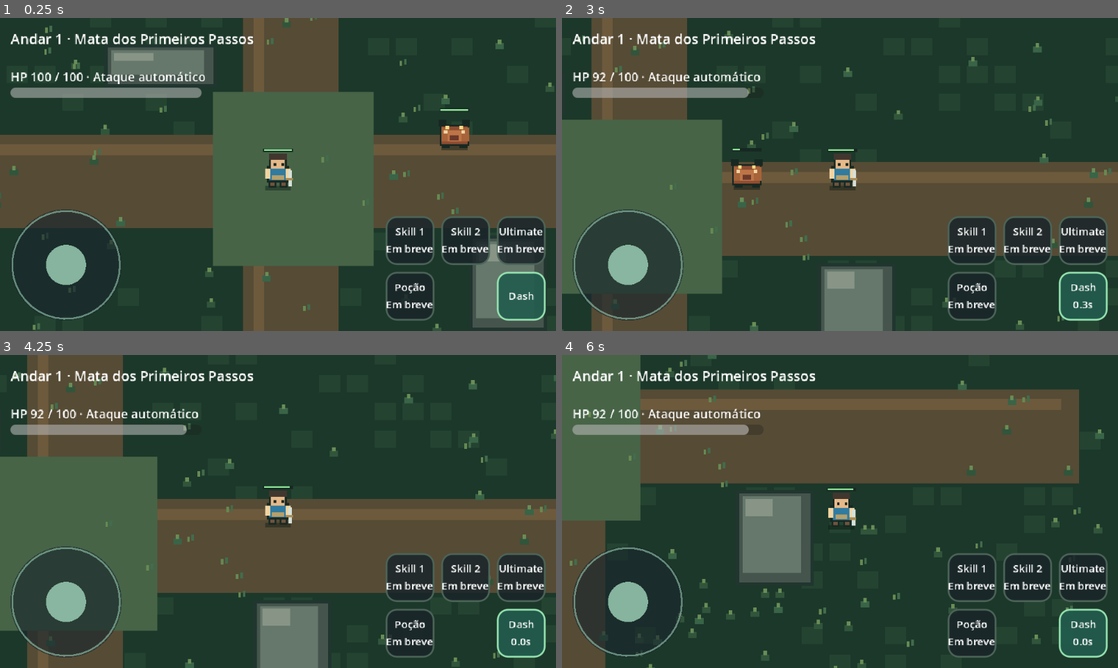
Above: before the commit, frames 1-4 (two rows, left to right).
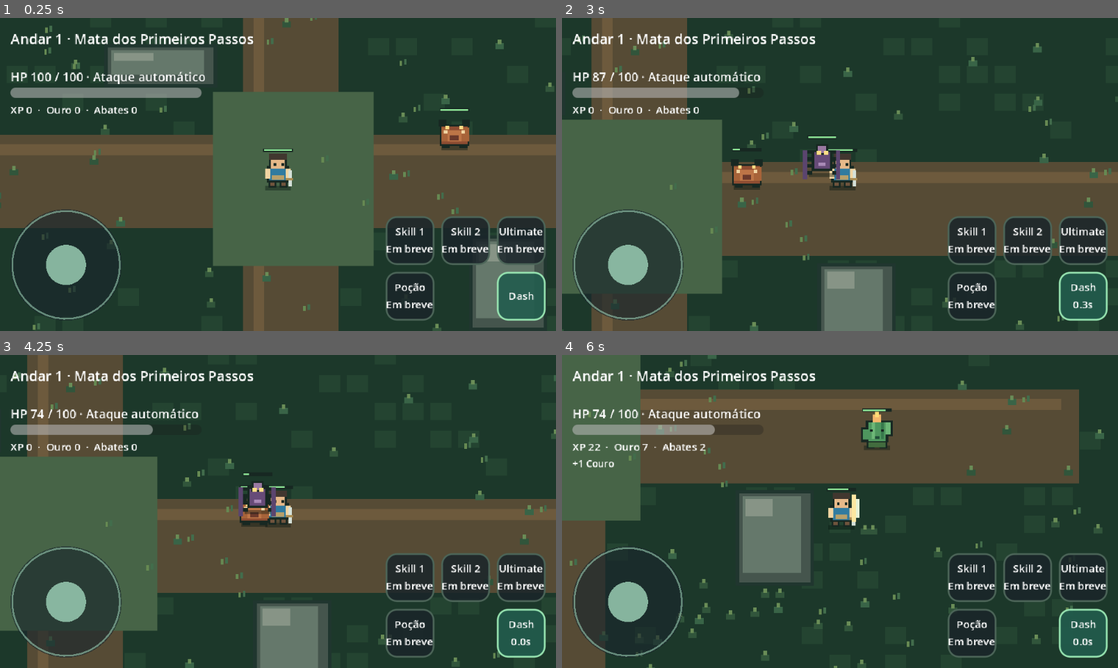
Above: after the commit, the same moments.

Repository: thiagohugo12-dotcom/arveon
Game: Godot game, scene res://scenes/main.tscn
Same seed, same stepped clock (60 frames per second), same inputs: the game is played once before the commit and once after it.
Inputs (mouse positions are in pixels of both pictures, inside the frame that each line leads up to):
- Up to frame 1 (0.25 s): no input
- Up to frame 2 (3 s): drag from (628, 265) to (895, 105) at 0.52 s; drag from (973, 240) to (812, 237) at 1.27 s; move the mouse to (1029, 240) at 2.02 s; hold D (move_right) 2.03-2.75 s; tap Shift (dash) at 2.1 s; click (1029, 240) at 2.17 s; drag from (1084, 240) to (673, 127) at 2.77 s
- Up to frame 3 (4.25 s): drag from (411, 633) to (305, 511) at 3.52 s
- Up to frame 4 (6 s): drag from (1084, 633) to (756, 433) at 4.27 s; move the mouse to (867, 511) at 5.02 s; hold S (move_down) 5.03-5.75 s; tap Shift (dash) at 5.1 s; click (867, 511) at 5.17 s; drag from (756, 433) to (728, 527) at 5.77 s

The runs differ from the first frame. In frame 1, 0.2% of the frame differs, in the area x 1-25%, y 28-31%; in frame 2, 0.9%; in frame 3, 1.2%; in frame 4, 1.3%, in the area x 1-60%, y 17-54%.

Commit message:
feat: add limited enemy waves and provisional loot HUD

Diff:
--- a/scripts/main.gd
+++ b/scripts/main.gd
@@ -1,24 +1,82 @@
 extends Node2D
+
+const ENEMY_SCENE: PackedScene = preload("res://scenes/actors/enemy.tscn")
+const MAX_ENEMIES := 5
+const SPAWN_INTERVAL := 2.8
+const ENEMY_POSITIONS := [
+	Vector2(760, 400), Vector2(930, 440), Vector2(610, 650),
+	Vector2(250, 460), Vector2(630, 185), Vector2(955, 665)
+]
 
 @onready var player: PlayerActor = $Player
 @onready var enemy: EnemyActor = $Enemy
 @onready var input_driver: InputDriver = $InputDriver
 @onready var hud: GameHUD = $Interface/HUD
 
+var spawn_remaining: float = SPAWN_INTERVAL
+var spawn_count: int = 0
+var defeated_count: int = 0
+var earned_xp: int = 0
+var earned_gold: int = 0
+var collected_materials: Dictionary = {}
+var loot_rng := RandomNumberGenerator.new()
+
 func _ready() -> void:
+	loot_rng.randomize()
 	player.input_driver = input_driver
 	enemy.target = player
+	enemy.defeated.connect(_on_enemy_defeated)
 	hud.movement_changed.connect(input_driver.set_touch_direction)
 	hud.dash_pressed.connect(input_driver.request_dash)
 	hud.restart_pressed.connect(func(): get_tree().reload_current_scene())
 	player.health.changed.connect(hud.set_health)
 	player.health.died.connect(hud.show_death)
 	hud.set_health(player.health.current, player.health.maximum)
+	hud.set_progress(earned_xp, earned_gold, defeated_count, "")
 	get_window().size_changed.connect(_adapt_orientation)
 	_adapt_orientation()
 
-func _process(_delta: float) -> void:
+func _process(delta: float) -> void:
 	hud.set_dash_cooldown(player.dash.cooldown_left)
+	if not player.health.is_alive():
+		return
+	spawn_remaining -= delta
+	if spawn_remaining <= 0.0:
+		spawn_remaining = SPAWN_INTERVAL
+		if get_tree().get_nodes_in_group("damageable_enemies").size() < MAX_ENEMIES:
+			_spawn_enemy()
+
+func _spawn_enemy() -> void:
+	var actor := ENEMY_SCENE.instantiate() as EnemyActor
+	actor.kind = (spawn_count + 1) % 3
+	# Duplicating the resource ensures variants never mutate the original enemy template.
+	actor.stats = actor.stats.duplicate() as ActorData
+	match actor.kind:
+		1:
+			actor.stats.max_hp = 30
+			actor.stats.move_speed = 92.0
+			actor.stats.contact_damage = 5
+		2:
+			actor.stats.max_hp = 64
+			actor.stats.move_speed = 48.0
+			actor.stats.contact_damage = 10
+	actor.position = ENEMY_POSITIONS[spawn_count % ENEMY_POSITIONS.size()]
+	actor.target = player
+	actor.defeated.connect(_on_enemy_defeated)
+	add_child(actor)
+	spawn_count += 1
+
+func _on_enemy_defeated(kind: int) -> void:
+	defeated_count += 1
+	earned_xp += [12, 10, 16][kind]
+	earned_gold += loot_rng.randi_range(2, 5)
+	var material: String = ["Couro", "Seda", "Essência"][kind]
+	collected_materials[material] = int(collected_materials.get(material, 0)) + 1
+	var drop_text := "+1 " + material
+	if loot_rng.randf() < 0.01:
+		collected_materials["Broto Ancestral"] = int(collected_materials.get("Broto Ancestral", 0)) + 1
+		drop_text += " · Broto Ancestral raro!"
+	hud.set_progress(earned_xp, earned_gold, defeated_count, drop_text)
 
 func _adapt_orientation() -> void:
 	var window := get_window()
--- a/ui/hud.gd
+++ b/ui/hud.gd
@@ -10,6 +10,8 @@
 var heading: Label
 var hp_label: Label
 var hp_bar: ProgressBar
+var progress_label: Label
+var loot_label: Label
 var restart: Button
 var cooldown: float = 0.0
 
@@ -30,6 +32,15 @@
 	hp_bar.show_percentage = false
 	hp_bar.mouse_filter = Control.MOUSE_FILTER_IGNORE
 	add_child(hp_bar)
+	progress_label = Label.new()
+	progress_label.add_theme_font_size_override("font_size", 12)
+	progress_label.mouse_filter = Control.MOUSE_FILTER_IGNORE
+	add_child(progress_label)
+	loot_label = Label.new()
+	loot_label.add_theme_font_size_override("font_size", 11)
+	loot_label.mouse_filter = Control.MOUSE_FILTER_IGNORE
+	loot_label.autowrap_mode = TextServer.AUTOWRAP_WORD_SMART
+	add_child(loot_label)
 	joystick = VirtualJoystick.new()
 	joystick.size = Vector2(128, 128)
 	joystick.direction_changed.connect(func(value: Vector2): movement_changed.emit(value))
@@ -72,6 +83,10 @@
 	hp_label.position = Vector2(margin.x, margin.y + 46)
 	hp_bar.position = Vector2(margin.x, margin.y + 68)
 	hp_bar.size = Vector2(minf(220, size.x - margin.x - right_inset), 12)
+	progress_label.position = Vector2(margin.x, margin.y + 85)
+	progress_label.size = Vector2(size.x - margin.x - right_inset, 20)
+	loot_label.position = Vector2(margin.x, margin.y + 105)
+	loot_label.size = Vector2(size.x - margin.x - right_inset, 35)
 	joystick.position = Vector2(margin.x, size.y - bottom_inset - joystick.size.y)
 	for i in range(actions.size()):
 		actions[i].position = Vector2(size.x - right_inset - 184 + (i % 3) * 64, size.y - bottom_inset - 120 + (i / 3) * 64)
@@ -82,6 +97,10 @@
 	hp_label.text = "HP %d / %d · Ataque automático" % [current, maximum]
 	hp_bar.max_value = maximum
 	hp_bar.value = current
+
+func set_progress(xp: int, gold: int, kills: int, loot: String) -> void:
+	progress_label.text = "XP %d  ·  Ouro %d  ·  Abates %d" % [xp, gold, kills]
+	loot_label.text = loot
 
 func show_death() -> void:
 	joystick.reset()
Not shown, added: docs/iterations/V0.2.0_SLICE.md
